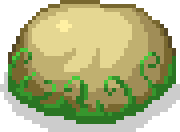
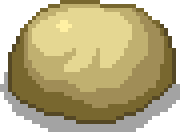
Revision of a layered 180 x 132 image; what changed, layer by layer:
added layer "Layer 2" above "Layer 1" over [0, 48, 180, 132]
